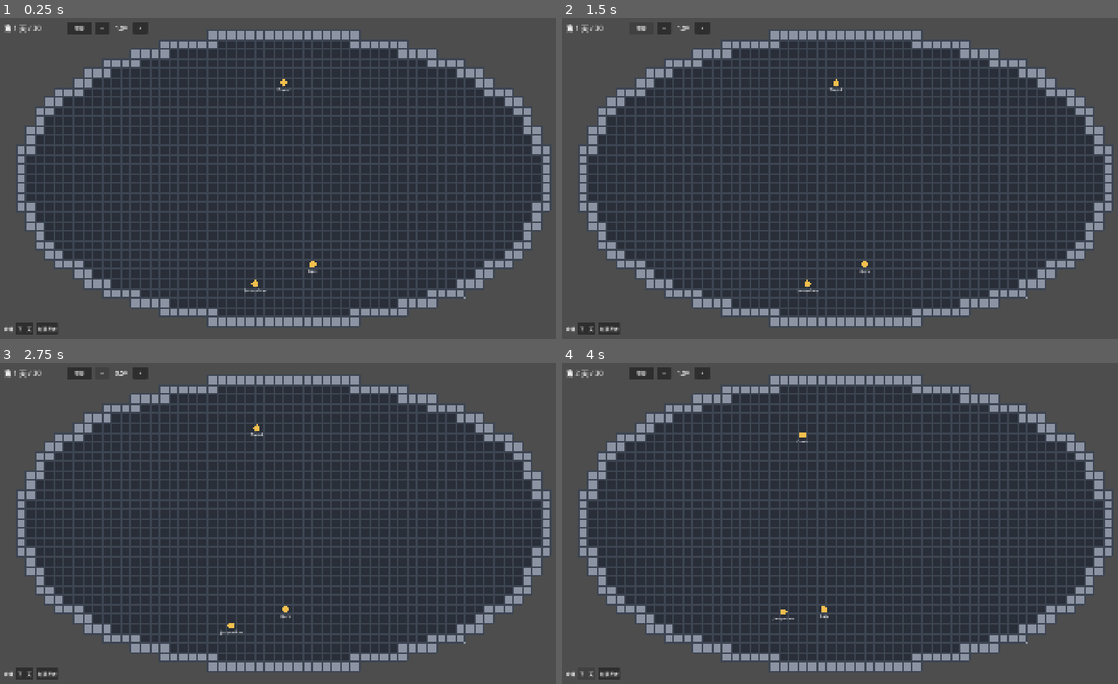
Above: before the commit, frames 1-4 (two rows, left to right).
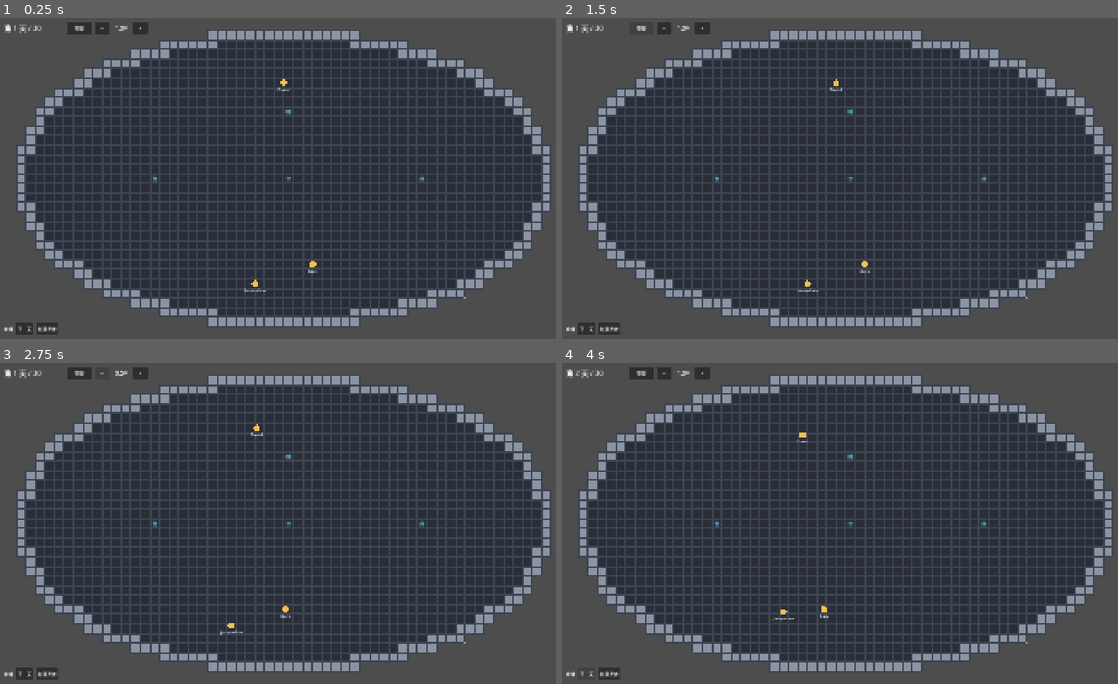
Above: after the commit, the same moments.

Repository: ntust-swe-project/group-AI
Game: Godot game, scene res://scenes/main.tscn
Same seed, same stepped clock (60 frames per second), same inputs: the game is played once before the commit and once after it.
Inputs:
- Up to frame 1 (0.25 s): no input
- Up to frame 2 (1.5 s): click "暫停" at 0.5 s; click "繼續" at 1.25 s
- Up to frame 3 (2.75 s): click "−" at 2 s
- Up to frame 4 (4 s): click "+" at 2.75 s; click "下一天" at 3.5 s

The runs differ from the first frame. In frame 1, less than 0.1% of the frame differs, in the area x 27-77%, y 28-52%; in frame 2, less than 0.1%; in frame 3, less than 0.1%; in frame 4, less than 0.1%.

Commit message:
feat(ui): run colonist needs in the main scene, draw the supply points and grey out the incapacitated
Co-Authored-By: Claude Opus 5.5 <noreply@anthropic.com>

Diff:
--- a/scenes/colonist_view.gd
+++ b/scenes/colonist_view.gd
@@ -1,15 +1,19 @@
 extends Node2D
 
-## A colonist on the map: a dot with a name under it (wireframe only).
+## A colonist on the map: a dot with a name under it (wireframe only). The dot
+## turns grey once the colonist is incapacitated (feature 003, R10).
 
 const RADIUS := 11.0
 const BODY_COLOR := Color(0.95, 0.75, 0.3)
+const INCAPACITATED_COLOR := Color(0.5, 0.5, 0.5)
 
 var colonist: Colonist:
 	set(value):
 		colonist = value
 		if is_node_ready():
 			$NameLabel.text = colonist.name
+
+var _drawn_incapacitated := false  # what the dot was last drawn as
 
 
 func _ready() -> void:
@@ -18,5 +22,15 @@
 		$NameLabel.text = colonist.name
 
 
+func _process(_delta: float) -> void:
+	if colonist and colonist.incapacitated != _drawn_incapacitated:
+		_drawn_incapacitated = colonist.incapacitated
+		queue_redraw()
+
+
+func body_color() -> Color:
+	return INCAPACITATED_COLOR if colonist and colonist.incapacitated else BODY_COLOR
+
+
 func _draw() -> void:
-	draw_circle(Vector2.ZERO, RADIUS, BODY_COLOR)
+	draw_circle(Vector2.ZERO, RADIUS, body_color())
--- a/scenes/main.gd
+++ b/scenes/main.gd
@@ -10,8 +10,11 @@
 var colony := Colony.new()
 var wanderers := {}  # colonist id -> Wanderer
 var board := AssignmentBoard.new(grid)
+var points := SupplyPoints.new()
+var care := ColonistCare.new(board, points, colony)
 
 var _views := {}  # colonist id -> colonist view node
+var _selected_id := -1  # the colonist in the info panel, or -1
 var _rng := RandomNumberGenerator.new()
 
 @onready var station_map: Node2D = $StationMap
@@ -22,6 +25,7 @@
 
 func _ready() -> void:
 	station_map.grid = grid
+	station_map.supply_points = points
 	hud.clock = clock
 	hud.add_colonist_requested.connect(_on_add_colonist_requested)
 	context_menu.assign_chosen.connect(_on_assign_chosen)
@@ -37,8 +41,10 @@
 	# Colonists move in game time: frozen while paused or after day 30, faster at higher speed.
 	var game_seconds := 0.0 if clock.paused or clock.is_finished() else delta * clock.speed
 	clock.advance(delta)
+	# Needs, walking, supplies, breakdowns and deaths all happen here (feature 003).
+	for id in care.advance(game_seconds):
+		_forget_colonist(id)
 	for id in wanderers:
-		wanderers[id].advance(game_seconds)
 		_views[id].position = station_map.cell_to_pixel(wanderers[id].position())
 
 
@@ -61,9 +67,11 @@
 	_close_menus()
 	var colonist := colonist_at(map_point)
 	if colonist:
+		_selected_id = colonist.id
 		hud.show_colonist(colonist, wanderers[colonist.id].tasks)
 		station_map.highlight(wanderers[colonist.id].tasks)
 	else:
+		_selected_id = -1
 		hud.hide_info()
 		station_map.highlight(null)
 	get_viewport().set_input_as_handled()
@@ -86,11 +94,28 @@
 	var walker := Wanderer.new(grid, _free_floor_cell(), _rng)
 	wanderers[colonist.id] = walker
 	board.register(colonist.id, walker)
+	care.register(colonist, walker)
 	var view := ColonistView.instantiate()
 	view.colonist = colonist
 	view.position = station_map.cell_to_pixel(walker.position())
 	station_map.add_child(view)
 	_views[colonist.id] = view
+
+
+## A colonist died (feature 003, R9): take their dot off the map, close the
+## menus (their colonist list would be out of date) and the info panel if it
+## was showing them. The colony and the board already let go.
+func _forget_colonist(id: int) -> void:
+	_close_menus()
+	wanderers.erase(id)
+	var view: Node = _views[id]
+	_views.erase(id)
+	station_map.remove_child(view)  # out of the tree now, not at the end of the frame
+	view.queue_free()
+	if id == _selected_id:
+		_selected_id = -1
+		hud.hide_info()
+		station_map.highlight(null)
 
 
 ## A random floor cell no colonist stands on, or any floor cell if all are taken.
--- a/scenes/station_map.gd
+++ b/scenes/station_map.gd
@@ -10,10 +10,19 @@
 const LINE_COLOR := Color(0.24, 0.27, 0.32)
 const MARK_COLOR := Color(1.0, 0.85, 0.35)
 const MARK_FONT_SIZE := 12
+const SUPPLY_COLOR := Color(0.45, 0.8, 0.95)
+const SUPPLY_FONT_SIZE := 16
+## What each supply point shows on the map (feature 003, A10).
+const SUPPLY_LABELS := {&"hunger": "食", &"thirst": "水", &"relief": "廁", &"stamina": "睡"}
 
 var grid: StationGrid:
 	set(value):
 		grid = value
+		queue_redraw()
+
+var supply_points: SupplyPoints:
+	set(value):
+		supply_points = value
 		queue_redraw()
 
 var _highlighted: TaskQueue  # the selected colonist's tasks, or null
@@ -49,6 +58,15 @@
 	return marks
 
 
+## The supply points as drawn: {cell: label}. Empty until they are set.
+func supply_labels() -> Dictionary:
+	var labels := {}
+	if supply_points:
+		for need in SupplyPoints.NEEDS:
+			labels[supply_points.cell_for(need)] = SUPPLY_LABELS[need]
+	return labels
+
+
 func pixel_size() -> Vector2:
 	return Vector2(grid.size) * CELL_SIZE if grid else Vector2.ZERO
 
@@ -70,6 +88,19 @@
 				StationGrid.Cell.WALL:
 					draw_rect(_cell_rect(cell), WALL_COLOR)
 	_draw_grid_lines()
+	_draw_supply_points()
+
+
+## A thin frame and one character per supply point, under the task markers.
+func _draw_supply_points() -> void:
+	var font := ThemeDB.fallback_font
+	var labels := supply_labels()
+	for cell in labels:
+		var rect := _cell_rect(cell)
+		draw_rect(rect.grow(-4.0), SUPPLY_COLOR, false, 1.0)
+		var baseline := rect.position + Vector2(0, (CELL_SIZE + SUPPLY_FONT_SIZE) / 2.0 - 2.0)
+		draw_string(font, baseline, labels[cell], HORIZONTAL_ALIGNMENT_CENTER, CELL_SIZE,
+			SUPPLY_FONT_SIZE, SUPPLY_COLOR)
 
 
 ## Each cell edge is drawn once. Width -1 draws a thin line that stays one
--- a/test/test_main_scene.gd
+++ b/test/test_main_scene.gd
@@ -79,3 +79,111 @@
 		var walker: Wanderer = main.wanderers[view.colonist.id]
 		var expected: Vector2 = (walker.position() + Vector2(0.5, 0.5)) * main.station_map.CELL_SIZE
 		assert_almost_eq(view.position, expected, Vector2(0.01, 0.01))
+
+
+# --- feature 003 T5: needs on the map (A10, A11) ---
+
+func _first_colonist() -> Colonist:
+	return main.colony.colonists[0]
+
+
+func _view_of(colonist: Colonist) -> Node2D:
+	for view in _colonist_views():
+		if view.colonist == colonist:
+			return view
+	return null
+
+
+func _click(map_point: Vector2) -> void:
+	var event := InputEventMouseButton.new()
+	event.button_index = MOUSE_BUTTON_LEFT
+	event.pressed = true
+	event.position = main.station_map.to_global(map_point)
+	main._unhandled_input(event)
+
+
+func test_needs_change_while_time_runs():
+	gut.simulate(main, 10, 0.1)
+	assert_lt(_first_colonist().physiology.thirst, 100.0)
+
+
+func test_needs_hold_while_paused():
+	# Deferred from the T1 review: main.gd must pass 0 game seconds while paused.
+	main.clock.paused = true
+	gut.simulate(main, 30, 0.1)
+	assert_eq(_first_colonist().physiology.thirst, 100.0)
+	assert_eq(_first_colonist().physiology.hunger, 100.0)
+
+
+func test_needs_follow_the_game_speed():
+	main.clock.speed = 2.0
+	gut.simulate(main, 10, 0.1)  # one real second at 2x
+	var expected := Physiology.per_second(Physiology.THIRST_DAYS) * 2.0
+	assert_almost_eq(100.0 - _first_colonist().physiology.thirst, expected, 0.001)
+
+
+func test_a_colonist_added_later_is_looked_after_too():
+	main.get_node("Hud").get_node("%AddColonistButton").pressed.emit()
+	var added: Colonist = main.colony.colonists.back()
+	added.physiology.thirst = 10.0
+	gut.simulate(main, 1, 0.1)
+	var task: Assignment = main.wanderers[added.id].tasks.current
+	assert_not_null(task, "asked for water")
+	assert_eq(task.need, &"thirst")
+
+
+func test_the_map_marks_the_four_supply_points():
+	var labels: Dictionary = main.station_map.supply_labels()
+	assert_eq(labels.size(), 4)
+	assert_eq(labels[main.points.cell_for(&"hunger")], "食")
+	assert_eq(labels[main.points.cell_for(&"thirst")], "水")
+	assert_eq(labels[main.points.cell_for(&"relief")], "廁")
+	assert_eq(labels[main.points.cell_for(&"stamina")], "睡")
+
+
+func test_an_incapacitated_colonist_is_drawn_grey():
+	var ann := _first_colonist()
+	var view := _view_of(ann)
+	assert_eq(view.body_color(), view.BODY_COLOR)
+	ann.physiology.relief = 0.0  # a body need only falls, so it stays at 0 while time runs
+	gut.simulate(main, 1, 0.1)
+	assert_true(ann.incapacitated)
+	assert_eq(view.body_color(), view.INCAPACITATED_COLOR)
+	assert_true(view._drawn_incapacitated, "the dot was redrawn, not just recoloured on paper")
+
+
+func test_a_colonist_who_dies_leaves_the_map():
+	var ann := _first_colonist()
+	ann.physiology.hunger = 0.0
+	ann.physiology.thirst = 0.0
+	gut.simulate(main, 1, 0.1)
+	assert_false(main.colony.colonists.has(ann))
+	assert_false(main.wanderers.has(ann.id))
+	assert_eq(_colonist_views().size(), 2)
+	assert_null(_view_of(ann))
+	await get_tree().process_frame  # let queue_free finish before GUT counts orphans
+
+
+func test_the_info_panel_closes_when_the_shown_colonist_dies():
+	main.clock.paused = true  # keep them still while clicking
+	var ann := _first_colonist()
+	_click(_view_of(ann).position)
+	var panel: Control = main.get_node("Hud").get_node("%InfoPanel")
+	assert_true(panel.visible)
+	main.clock.paused = false
+	ann.physiology.hunger = 0.0
+	ann.physiology.thirst = 0.0
+	gut.simulate(main, 1, 0.1)
+	assert_false(panel.visible)
+	assert_null(main.station_map._highlighted, "the map no longer follows the dead")
+	await get_tree().process_frame  # let queue_free finish before GUT counts orphans
+
+
+func test_open_menus_close_when_a_colonist_dies():
+	main.context_menu.open(Vector2i(28, 15), Vector2(100, 100))
+	var ann := _first_colonist()
+	ann.physiology.hunger = 0.0
+	ann.physiology.thirst = 0.0
+	gut.simulate(main, 1, 0.1)
+	assert_false(main.context_menu.visible)
+	await get_tree().process_frame
